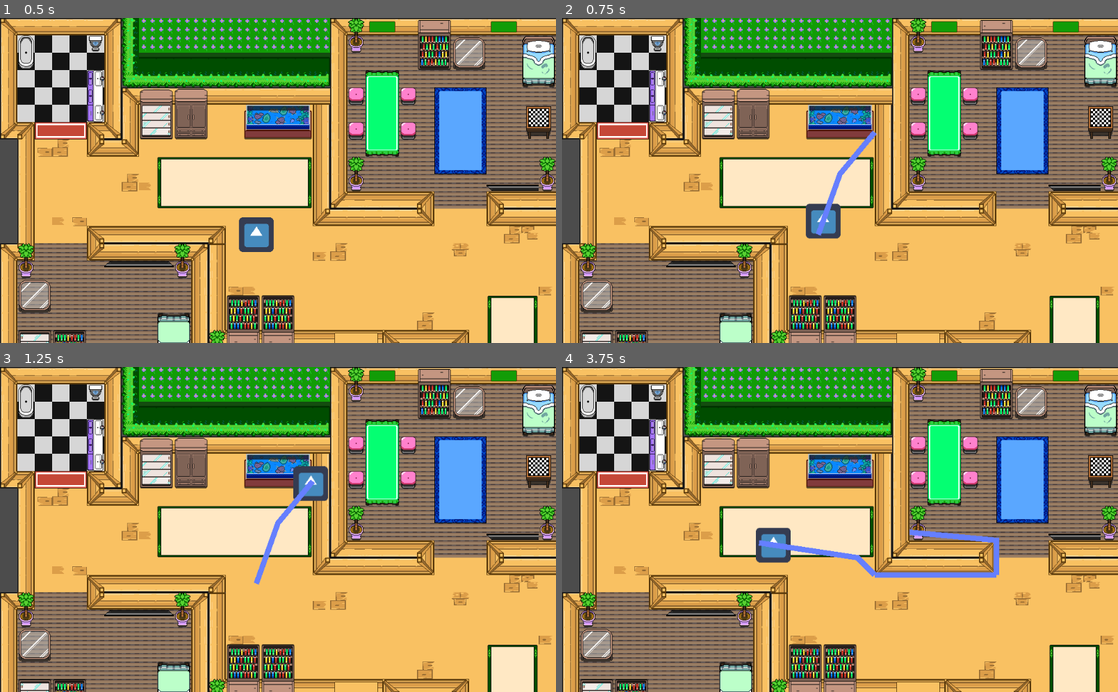
Above: before the commit, frames 1-4 (two rows, left to right).
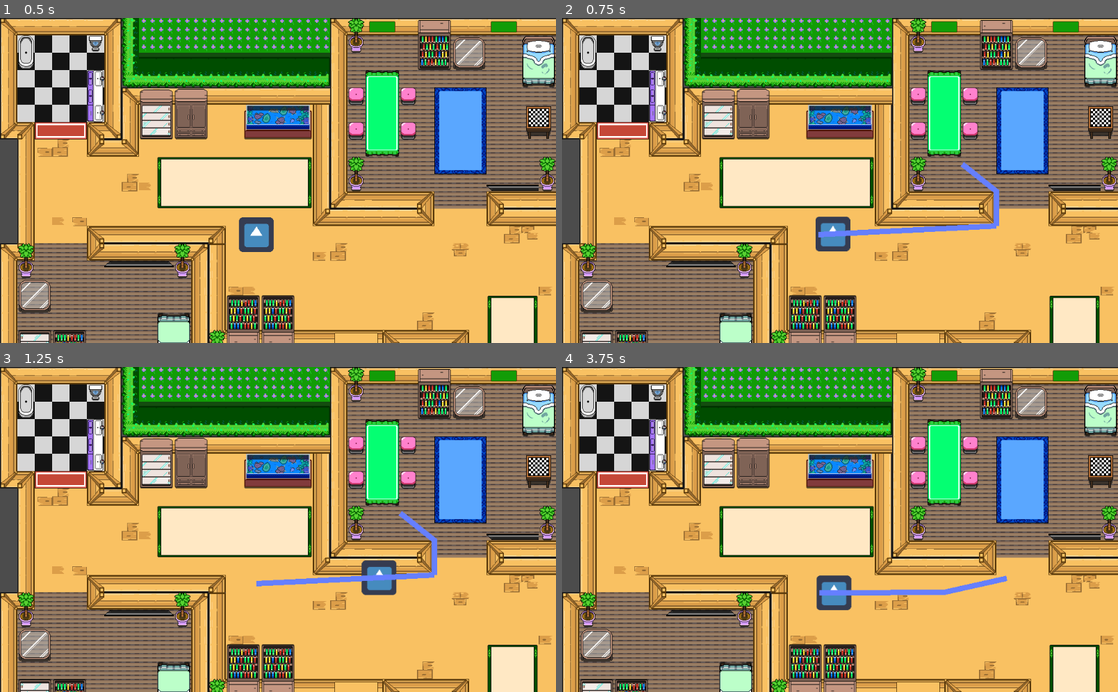
Above: after the commit, the same moments.

Repository: samsvp/Metal-Party-Solid
Game: Godot game, scene res://Node2D.tscn
The game is run twice, just before and just after one commit, with the same random seed, the same clock (stepped at 60 frames per second) and the same inputs. The engine's default icon, where the game draws it, is replaced by a stand-in: a white triangle on a blue panel in a dark square.
Inputs (mouse positions are in pixels of both pictures, inside the frame that each line leads up to):
- Up to frame 1 (0.5 s): no input
- Up to frame 2 (0.75 s): tap Enter at 0.5 s; move the mouse to (962, 164) at 0.52 s; click (962, 164) at 0.67 s
- Up to frame 3 (1.25 s): no input
- Up to frame 4 (3.75 s): move the mouse to (728, 545) at 1.27 s; click (728, 545) at 1.42 s; move the mouse to (895, 458) at 2.02 s; click (895, 458) at 2.17 s; move the mouse to (812, 594) at 2.77 s; click (812, 594) at 2.92 s; move the mouse to (1006, 578) at 3.52 s; click (1006, 578) at 3.67 s

Frame 1 is identical in both runs. In frame 2, 2.0% of the frame differs, in the area x 43-79%, y 34-72%; in frame 3, 2.3%; in frame 4, 3.0%, in the area x 34-81%, y 49-75%.

Commit message:
fix fullscreen navigation

Diff:
--- a/Node2D.gd
+++ b/Node2D.gd
@@ -5,17 +5,19 @@
 onready var character : Sprite = $Sprite
 
 
+
 # Called when the node enters the scene tree for the first time.
 func _ready():
 	pass
 
 func _unhandled_input(event: InputEvent):
+
 	if not event is InputEventMouseButton:
 		return
 	if event.button_index != BUTTON_LEFT or not event.pressed:
 		return
 
-	var new_path = nav_2d.get_simple_path(character.global_position, event.global_position)
+	var new_path = nav_2d.get_simple_path(character.global_position, get_viewport().get_mouse_position())
 	line_2d.points = new_path
 	character.path = new_path
 	print(new_path)
--- a/Sprite.gd
+++ b/Sprite.gd
@@ -4,6 +4,11 @@
 var speed = 400.0
 var path = PoolVector2Array() setget set_path
 
+func set_path(value):
+	path = value
+	if value.size() == 0:
+		return
+	set_process(true)
 
 func _ready():
 	set_process(false)
@@ -19,16 +24,13 @@
 		if distance <= distance_to_next and distance >= 0.0:
 			position = start_point.linear_interpolate(path[0], distance/distance_to_next)
 			break
-		elif distance < 0.0:
+		elif path.size() == 1 && distance > distance_to_next:
 			position = path[0]
 			set_process(false)
+
+			## path end
 			break
+
 		distance -= distance_to_next
 		start_point = path[0]
 		path.remove(0)
-
-func set_path(value):
-	path = value
-	if value.size() == 0:
-		return
-	set_process(true)
